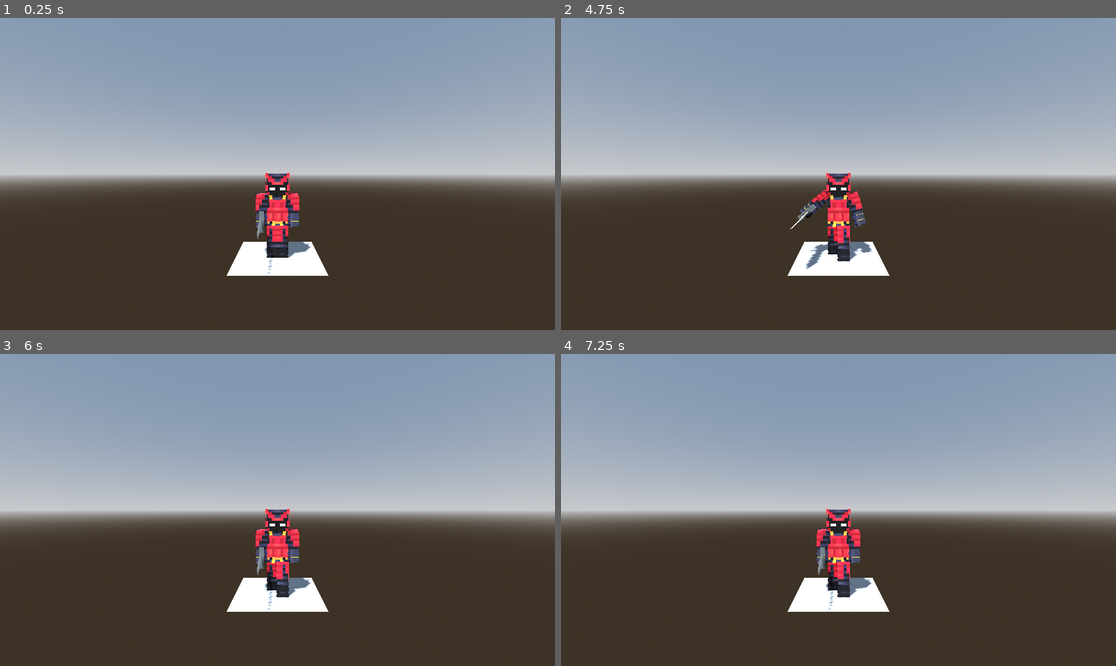
Above: before the commit, frames 1-4 (two rows, left to right).
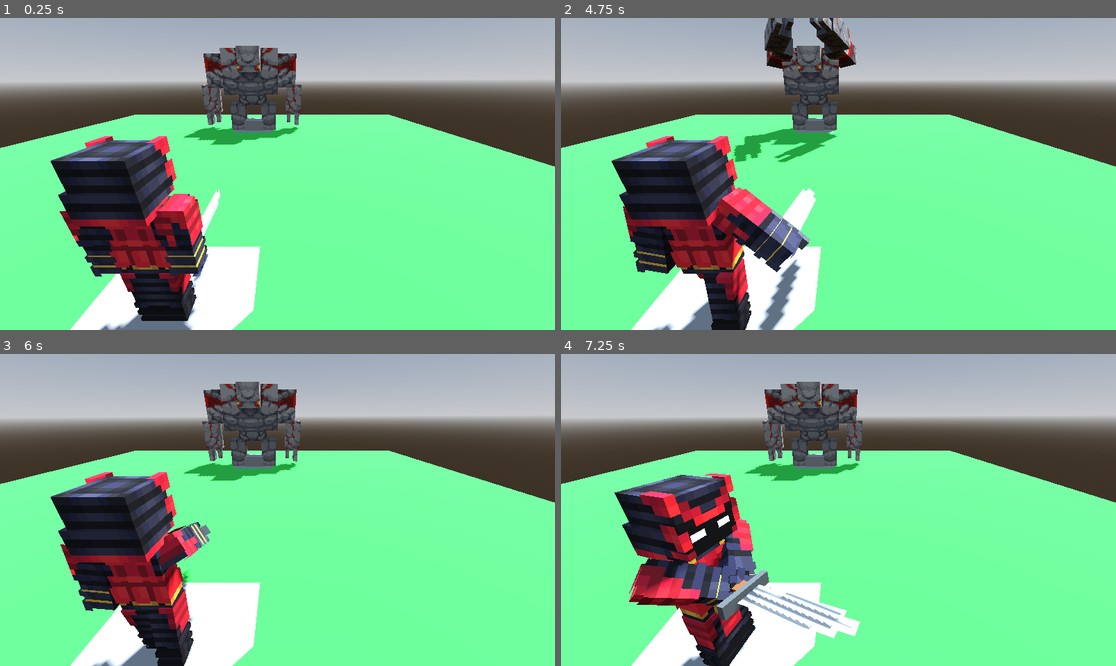
Above: after the commit, the same moments.

Repository: Comotcaiten/re_turnbase_project
Game: Godot game, scene res://test/level.tscn
Same seed, same stepped clock (60 frames per second), same inputs: the game is played once before the commit and once after it.
Inputs:
- Up to frame 1 (0.25 s): no input
- Up to frame 2 (4.75 s): tap Enter at 0.5, 2, 3.5 s; tap Space at 1.25, 2.75 s; tap 1 (ui_skill_1) at 4.15 s
- Up to frame 3 (6 s): tap 2 (ui_skill_2) at 4.9 s; tap 3 (ui_skill_3) at 5.65 s
- Up to frame 4 (7.25 s): tap 4 (ui_skill_4) at 6.4 s

The runs differ from the first frame. In frame 1, 99% of the frame differs, in the area x 0-100%, y 0-100%; in frame 2, 99%; in frame 3, 99%; in frame 4, 99%.

Commit message:
add some model and test some code

Diff:
--- a/lib/3d/index3D.gd
+++ b/lib/3d/index3D.gd
@@ -1,6 +1,7 @@
 extends Node
 
 @export var player: BattleUnit
+@export var enemy: BattleUnit
 
 func _ready():
   set_up()
@@ -10,18 +11,32 @@
   if Input.is_action_just_pressed("ui_skill_1"):
     print("[>] Action")
     player.RunAnimation3D("fight")
-  # if Input.is_action_just_pressed("ui_skill_2"):
-  #   print("[>] Action")
-  #   player.RunAnimation3D("fight2")
-  # if Input.is_action_just_pressed("ui_skill_3"):
-  #   print("[>] Action")
-  #   player.RunAnimation3D("fight3")
-  # if Input.is_action_just_pressed("ui_skill_4"):
-  #   print("[>] Action")
-  #   player.RunAnimation3D("fight4")
+    enemy.RunAnimation3D("fight")
+  if Input.is_action_just_pressed("ui_skill_2"):
+    print("[>] Action")
+    player.RunAnimation3D("fight2")
+    enemy.RunAnimation3D("fight")
+  if Input.is_action_just_pressed("ui_skill_3"):
+    print("[>] Action")
+    player.RunAnimation3D("fight3")
+    enemy.RunAnimation3D("fight")
+  if Input.is_action_just_pressed("ui_skill_4"):
+    print("[>] Action")
+    player.RunAnimation3D("fight4")
+    enemy.RunAnimation3D("fight")
   pass
 
 func set_up():
   player.SetUpOnlyCharacter()
   player.SetModel3D()
+
+  enemy.SetUpOnlyCharacter()
+  enemy.SetModel3D()
+
+  for unit in [player, enemy]:
+    is_player_unit_set_up(unit)
   print("[>] Player: ", player)
+
+func is_player_unit_set_up(_unit: BattleUnit):
+  if !_unit.isPlayerUnit:
+    _unit.rotation.y = deg_to_rad(180)
--- a/test/assect/Samurai.tres
+++ b/test/assect/Samurai.tres
@@ -14,5 +14,5 @@
 defense = 10
 speed = 10
 crit = 10
-skillLearables = Array[ExtResource("2_bhyi8")]([])
+skill_learables = Array[ExtResource("2_bhyi8")]([])
 model3D = ExtResource("1_s4h4t")
--- /dev/null
+++ b/test/assect/red_golem.tres
@@ -0,0 +1,18 @@
+[gd_resource type="Resource" script_class="CharacterBase" load_steps=4 format=3 uid="uid://dw0h6oxjxvsw5"]
+
+[ext_resource type="Script" path="res://lib/api/character/CharacterBase.gd" id="1_2won4"]
+[ext_resource type="PackedScene" uid="uid://c7cw5qxdhuof5" path="res://test/model/red_golem/redstone_golem.gltf" id="1_hqum3"]
+[ext_resource type="Script" path="res://lib/api/skill/SkillLearnable.gd" id="2_w4myv"]
+
+[resource]
+script = ExtResource("1_2won4")
+name = "red_golem"
+element = 2
+hp = 20
+mp = 20
+attack = 20
+defense = 20
+speed = 5
+crit = 20
+skill_learables = Array[ExtResource("2_w4myv")]([])
+model3D = ExtResource("1_hqum3")
--- a/test/level.tscn
+++ b/test/level.tscn
@@ -1,8 +1,9 @@
-[gd_scene load_steps=7 format=3 uid="uid://c7gveqxs684mw"]
+[gd_scene load_steps=13 format=3 uid="uid://c7gveqxs684mw"]
 
 [ext_resource type="Script" path="res://lib/3d/index3D.gd" id="1_g7r8v"]
 [ext_resource type="PackedScene" uid="uid://ck7vfx5ypo5of" path="res://test/character.tscn" id="2_buc68"]
 [ext_resource type="Resource" uid="uid://bf6mkcog668tu" path="res://test/assect/Samurai.tres" id="3_btfeh"]
+[ext_resource type="Resource" uid="uid://dw0h6oxjxvsw5" path="res://test/assect/red_golem.tres" id="4_8bomh"]
 
 [sub_resource type="ProceduralSkyMaterial" id="ProceduralSkyMaterial_x6cia"]
 sky_horizon_color = Color(0.64625, 0.65575, 0.67075, 1)
@@ -16,9 +17,25 @@
 sky = SubResource("Sky_dm12i")
 tonemap_mode = 2
 
-[node name="level" type="Node3D" node_paths=PackedStringArray("player")]
+[sub_resource type="ShaderMaterial" id="ShaderMaterial_lhxj4"]
+
+[sub_resource type="StandardMaterial3D" id="StandardMaterial3D_3oqay"]
+vertex_color_use_as_albedo = true
+vertex_color_is_srgb = true
+albedo_color = Color(0.223529, 0.819608, 0.282353, 1)
+
+[sub_resource type="PlaneMesh" id="PlaneMesh_nnb4v"]
+size = Vector2(20, 20)
+
+[sub_resource type="BoxMesh" id="BoxMesh_f3s3w"]
+
+[sub_resource type="BoxMesh" id="BoxMesh_odgda"]
+
+[node name="level" type="Node3D" node_paths=PackedStringArray("player", "enemy")]
+transform = Transform3D(0.999997, 0.00217356, -0.00113788, -0.00217605, 0.999995, -0.00220378, 0.0011331, 0.00220625, 0.999997, 0, 0, 0)
 script = ExtResource("1_g7r8v")
-player = NodePath("Character")
+player = NodePath("AreaBattle/PlayerParty/Character")
+enemy = NodePath("AreaBattle/EnemyParty/Character")
 
 [node name="DirectionalLight3D" type="DirectionalLight3D" parent="."]
 transform = Transform3D(-0.866024, -0.433016, 0.250001, 1.47562e-08, 0.499998, 0.866027, -0.500003, 0.749999, -0.43301, 0, 0, 0)
@@ -27,11 +44,43 @@
 [node name="WorldEnvironment" type="WorldEnvironment" parent="."]
 environment = SubResource("Environment_3pgoa")
 
-[node name="Character" parent="." instance=ExtResource("2_buc68")]
+[node name="Node3D" type="Node3D" parent="."]
+transform = Transform3D(1, 0, 0, 0, 1, 0, 0, 0, 1, 0, -0.002, 0)
+
+[node name="MeshInstance3D" type="MeshInstance3D" parent="Node3D"]
+material_override = SubResource("ShaderMaterial_lhxj4")
+material_overlay = SubResource("StandardMaterial3D_3oqay")
+mesh = SubResource("PlaneMesh_nnb4v")
+
+[node name="AreaBattle" type="Node3D" parent="."]
+
+[node name="PlayerParty" type="Node3D" parent="AreaBattle"]
+transform = Transform3D(1, 0, 0, 0, 1, 0, 0, 0, 1, -0.012, 0, 5)
+
+[node name="MeshInstance3D" type="MeshInstance3D" parent="AreaBattle/PlayerParty"]
+visible = false
+mesh = SubResource("BoxMesh_f3s3w")
+metadata/_edit_lock_ = true
+
+[node name="Character" parent="AreaBattle/PlayerParty" instance=ExtResource("2_buc68")]
+transform = Transform3D(0.999997, 0.00196665, -0.00102931, -0.00196871, 0.999996, -0.001994, 0.00102537, 0.00199603, 0.999997, 0, 0, 0)
 base = ExtResource("3_btfeh")
 level = 30
+isPlayerUnit = true
 
-[node name="Node3D" type="Node3D" parent="Character"]
+[node name="Node3D" type="Node3D" parent="AreaBattle/PlayerParty/Character"]
+transform = Transform3D(-0.766044, 0, -0.642788, 0, 1, 0, 0.642788, 0, -0.766044, 0, 0, 0)
 
-[node name="Camera3D" type="Camera3D" parent="Character/Node3D"]
-transform = Transform3D(-1, 0, -8.74228e-08, 0, 1, 0, 8.74228e-08, 0, -1, 0, 2, -5)
+[node name="Camera3D" type="Camera3D" parent="AreaBattle/PlayerParty/Character/Node3D"]
+transform = Transform3D(-0.766044, -0.271654, 0.582563, 0, 0.906308, 0.422618, -0.642788, 0.323744, -0.694272, 0, 2.5, -2)
+
+[node name="EnemyParty" type="Node3D" parent="AreaBattle"]
+transform = Transform3D(1, 0, 0, 0, 1, 0, 0, 0, 1, 0, 0, -5)
+
+[node name="MeshInstance3D" type="MeshInstance3D" parent="AreaBattle/EnemyParty"]
+mesh = SubResource("BoxMesh_odgda")
+metadata/_edit_lock_ = true
+
+[node name="Character" parent="AreaBattle/EnemyParty" instance=ExtResource("2_buc68")]
+base = ExtResource("4_8bomh")
+level = 30
